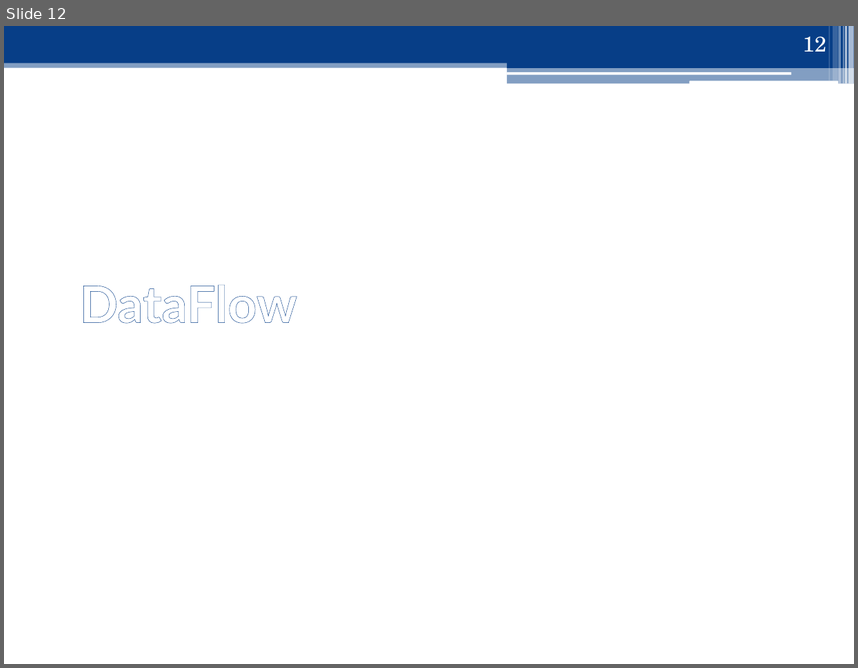
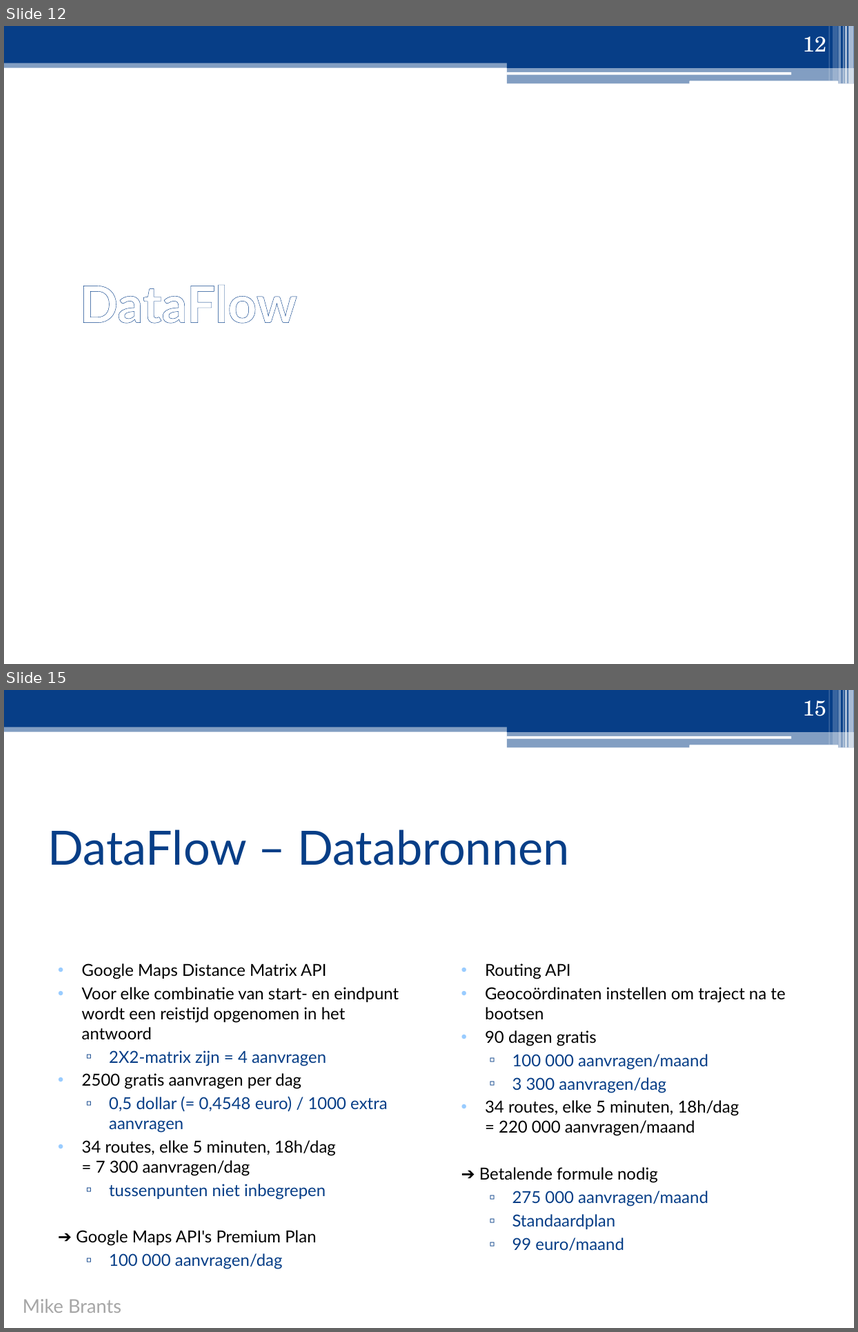
Before and after one commit to ghentlivinglab/Traffic-Travel-Time-Analyzer-2, a slide deck: Analyse/Presentatie/Sprint1.pptx. Shown one above the other, each under a label of ours: slide 12 before the commit, slides 12 and 15 after it; the slides between them are not shown. The pictures are 858x668 and 858x1332 pixels, drawn with LibreOffice and Linux fonts; fonts in the diff are those of the drawing. Boxes give left, top, right and bottom in pixels: in the first picture for what was removed or moved away, otherwise in the second. Text is boxed around its words. In the diff, an @@ line names an element or a change of style, - is before the commit and + after.

```diff
--- a/Analyse/Presentatie/Sprint1.pptx
+++ b/Analyse/Presentatie/Sprint1.pptx
@@ slide 15 added at [4, 690, 854, 1328], background #FFFFFF; not listed: 13 template elements that a slide beside it also shows @@
@@ page number added at [803, 700, 826, 716], 18 pt, text #FFFFFF @@
+15
@@ title added at [47, 829, 569, 865], 40 pt, text #073E87 @@
+DataFlow – Databronnen
@@ text added at [40, 899, 415, 942], fill #073E87, outline #052E64 1.5 pt @@
@@ text added at [443, 899, 818, 942], fill #073E87, outline #052E64 1.5 pt @@
@@ text added at [76, 963, 399, 1269], 14 pt, text #000000 @@
+• Google Maps Distance Matrix API
+• Voor elke combinatie van start- en eindpunt wordt een reistijd opgenomen in het antwoord
+  ▫ 2X2-matrix zijn = 4 aanvragen
+• 2500 gratis aanvragen per dag
+  ▫ 0,5 dollar (= 0,4548 euro) / 1000 extra aanvragen
+• 34 routes, elke 5 minuten, 18h/dag
+  = 7 300 aanvragen/dag
+  ▫ tussenpunten niet inbegrepen
+➔ Google Maps API's Premium Plan
+  ▫ 100 000 aanvragen/dag
@@ text added at [479, 963, 785, 1250], 14 pt, text #000000 @@
+• Routing API
+• Geocoördinaten instellen om traject na te bootsen
+• 90 dagen gratis
+  ▫ 100 000 aanvragen/maand
+  ▫ 3 300 aanvragen/dag
+• 34 routes, elke 5 minuten, 18h/dag
+  = 220 000 aanvragen/maand
+➔ Betalende formule nodig
+  ▫ 275 000 aanvragen/maand
+  ▫ Standaardplan
+  ▫ 99 euro/maand
@@ text added at [23, 1299, 121, 1312], 16 pt, text #A6A6A6 @@
+Mike Brants
```
Also in this commit, not shown: 22 slides changed, 1 other slide added, 1 slide removed, 5 other files.
